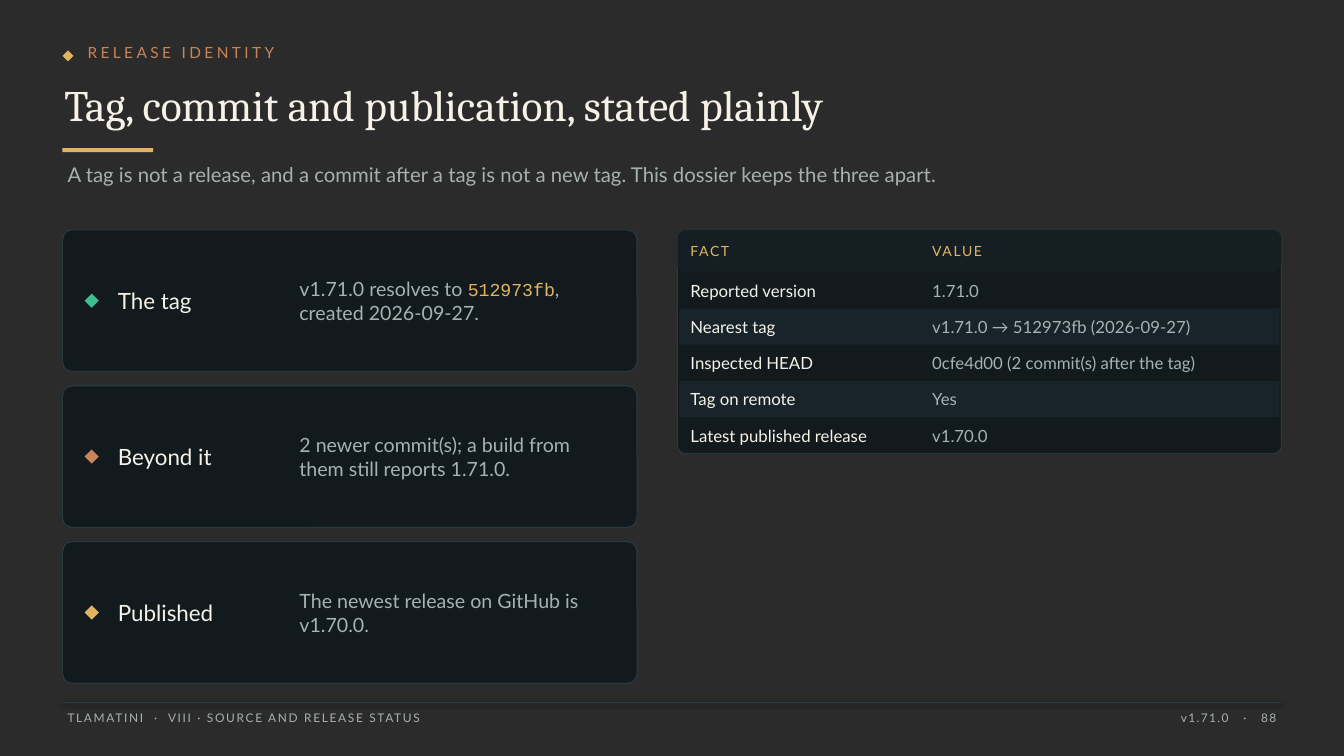
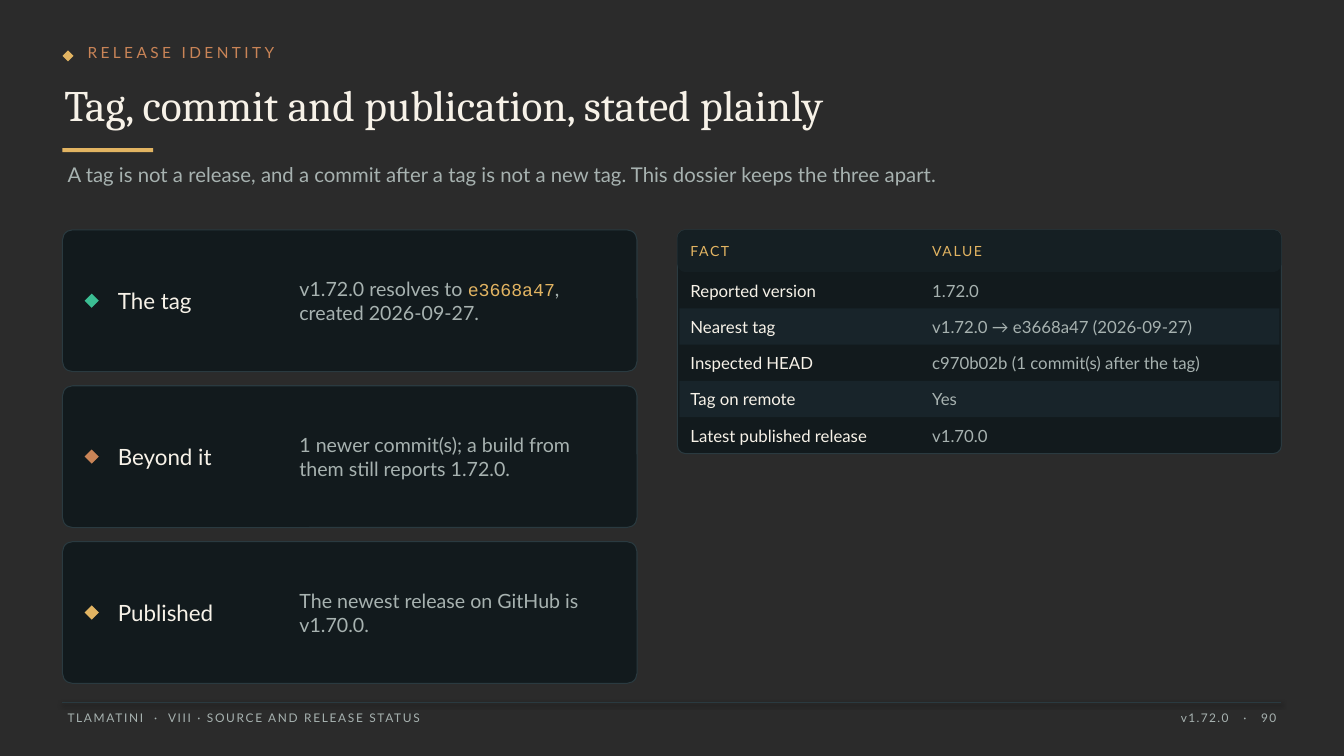
Before and after one commit to XAIHT/Tlamatini, a slide deck: slide 90 of Tlamatini_eXtended_Artificial_Intelligence_Humanly_Tempered.pptx (slide 88 before the commit). Drawn at 1344x756 pixels with LibreOffice and Linux fonts; fonts in the diff are those of the drawing; background and template pictures are left out; a plain dark background stands for a picture behind light text. Boxes give left, top, right and bottom in pixels: in the first picture for what was removed or moved away, otherwise in the second. Text is boxed around its words. In the diff, an @@ line names an element or a change of style, - is before the commit and + after.

```diff
--- a/Tlamatini_eXtended_Artificial_Intelligence_Humanly_Tempered.pptx
+++ b/Tlamatini_eXtended_Artificial_Intelligence_Humanly_Tempered.pptx
@@ text at bbox=[299, 281, 555, 320]: text changed @@
-v1.71.0 resolves to 512973fb, created 2026-09-27.
+v1.72.0 resolves to e3668a47, created 2026-09-27.
@@ text at bbox=[932, 285, 979, 297]: text changed @@
-1.71.0
+1.72.0
@@ text at bbox=[932, 320, 1192, 335]: text changed @@
-v1.71.0 → 512973fb (2026-09-27)
+v1.72.0 → e3668a47 (2026-09-27)
@@ text at bbox=[932, 356, 1200, 372]: text changed @@
-0cfe4d00 (2 commit(s) after the tag)
+c970b02b (1 commit(s) after the tag)
@@ text at bbox=[299, 437, 570, 480]: text changed @@
-2 newer commit(s); a build from them still reports 1.71.0.
+1 newer commit(s); a build from them still reports 1.72.0.
@@ text at bbox=[1181, 713, 1276, 722]: text changed @@
-v1.71.0 · 88
+v1.72.0 · 90
```
Also in this commit, not shown: 117 other slides changed, 2 slides added, 19 other files.
